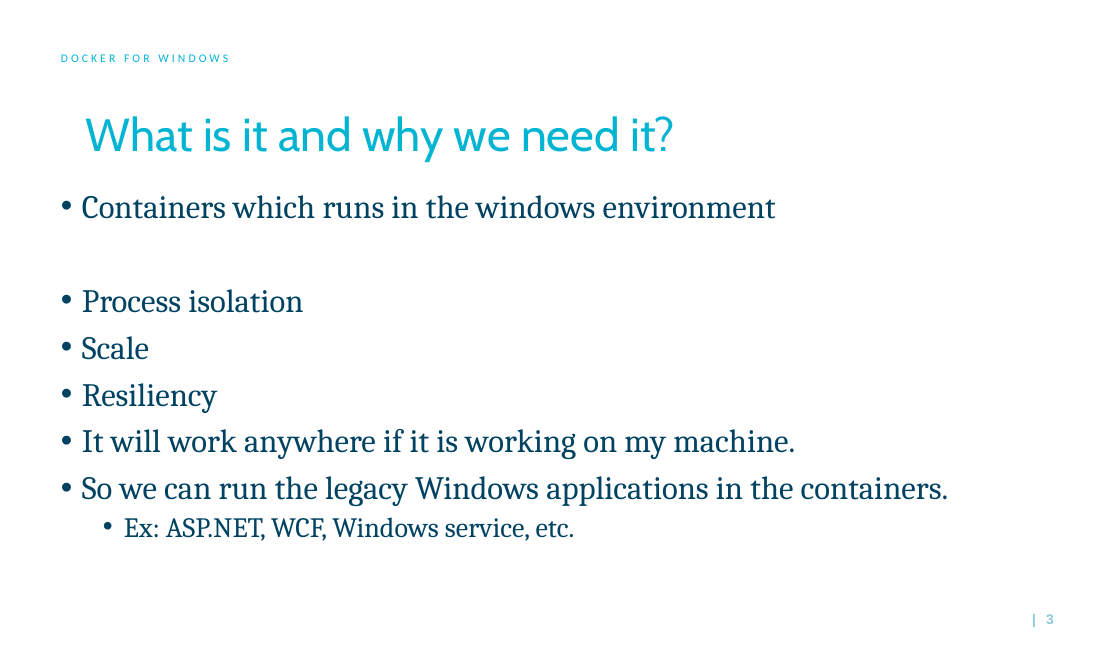
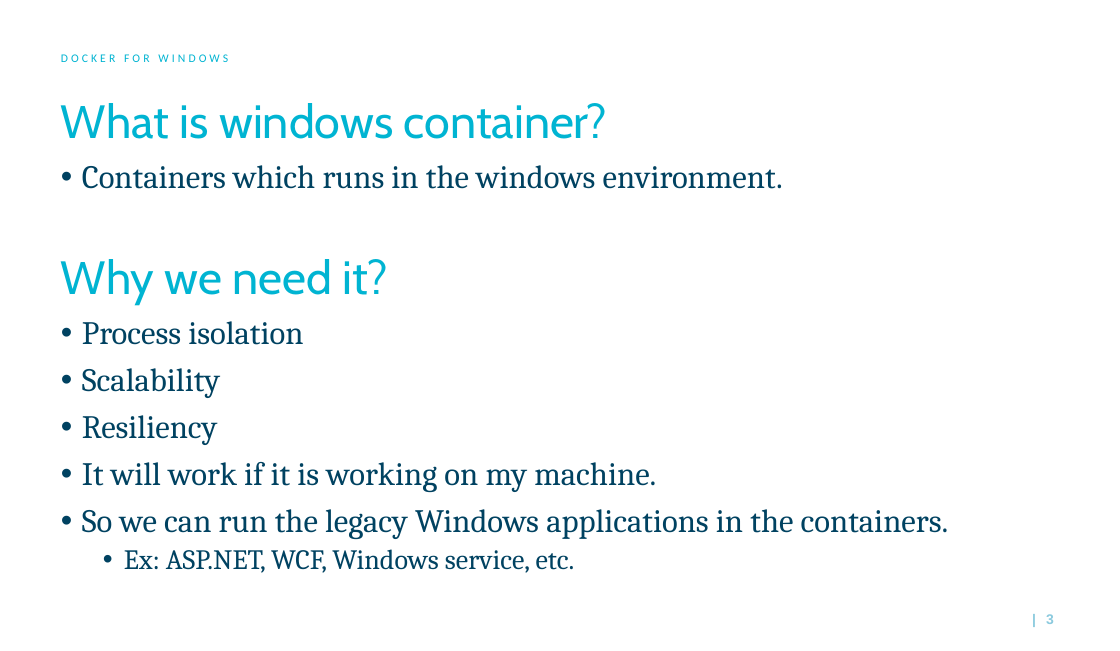
Before and after one commit to priyakantpatel/windows-containers, a slide deck: slide 3 of demo-win-container.pptx. Drawn at 1120x651 pixels with LibreOffice and Linux fonts; fonts in the diff are those of the drawing; background and template pictures are left out. Boxes give left, top, right and bottom in pixels: in the first picture for what was removed or moved away, otherwise in the second. Text is boxed around its words. In the diff, an @@ line names an element or a change of style, - is before the commit and + after.

```diff
--- a/demo-win-container.pptx
+++ b/demo-win-container.pptx
@@ text "What is windows container?": place and size @@
-text "What is windows container?" at (82,195,949,541)
+text "What is windows container?" at (61,103,949,573)
@@ text at (61,103,783,306): text changed @@
-• Containers which runs in the windows environment
+What is windows container?
+• Containers which runs in the windows environment.
+Why we need it?
@@ title removed at (85,116,675,162) @@
-What is it and why we need it?
@@ text at (82,368,220,398): text changed @@
-• Scale
+• Scalability
@@ text at (82,462,656,492): text changed @@
-• It will work anywhere if it is working on my machine.
+• It will work if it is working on my machine.
```
Also in this commit, not shown: 4 other slides changed, 1 other file.
